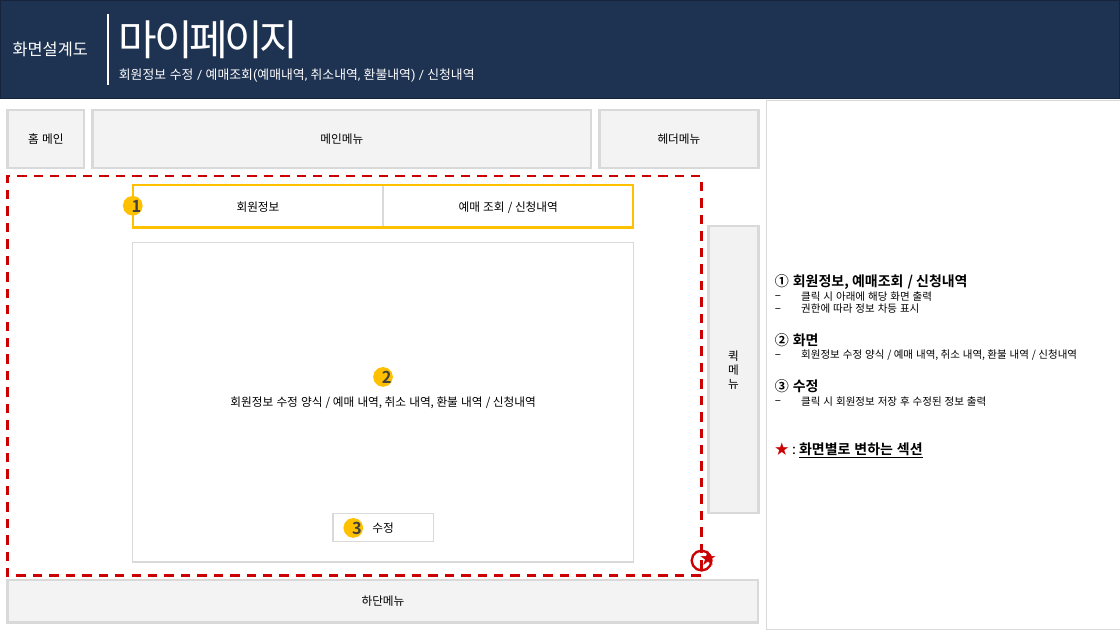
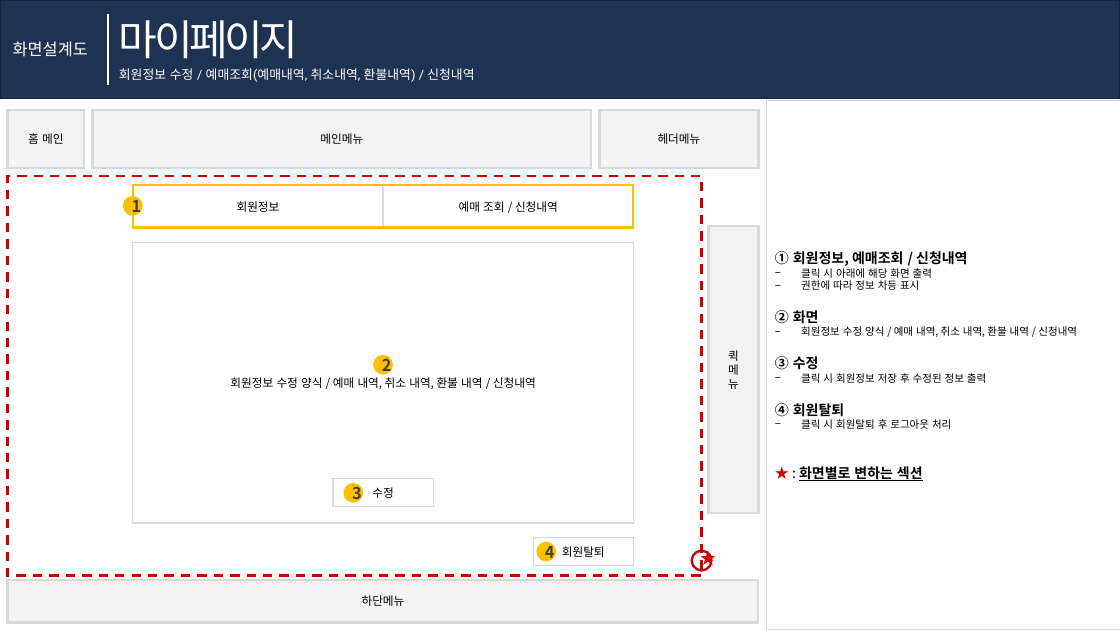
Before and after one commit to HTKzz/HALO, a slide deck: slide 7 of 프로젝트/설계 단계 계획서/ACC_화면정의서.pptx (slide 8 before the commit). Drawn at 1120x630 pixels with LibreOffice and Linux fonts; fonts in the diff are those of the drawing. Boxes give left, top, right and bottom in pixels: in the first picture for what was removed or moved away, otherwise in the second. Text is boxed around its words. In the diff, an @@ line names an element or a change of style, - is before the commit and + after.

```diff
--- a/프로젝트/설계 단계 계획서/ACC_화면정의서.pptx
+++ b/프로젝트/설계 단계 계획서/ACC_화면정의서.pptx
@@ rectangle "회원정보 수정 양식 / 예매 ...": place and size @@
-rectangle "회원정보 수정 양식 / 예매 ..." at (133, 242, 634, 562)
+rectangle "회원정보 수정 양식 / 예매 ..." at (133, 242, 634, 523)
@@ ellipse "2": place and size @@
-ellipse "2" at (373, 367, 393, 387)
+ellipse "2" at (373, 355, 393, 375)
@@ text in rectangle at (775, 403, 951, 429): paragraphs added @@
+④ 회원탈퇴
+− 클릭 시 회원탈퇴 후 로그아웃 처리
@@ rectangle "수정": place and size @@
-rectangle "수정" at (333, 513, 433, 542)
+rectangle "수정" at (333, 478, 433, 507)
@@ ellipse "3": place and size @@
-ellipse "3" at (344, 518, 364, 539)
+ellipse "3" at (344, 483, 364, 503)
@@ rectangle added at (534, 538, 634, 566), fill #FFFFFF, outline #D9D9D9 1 pt, 10 pt, text #000000 @@
+회원탈퇴
@@ ellipse added at (536, 542, 556, 562), fill #FFC000, 14 pt, text #404040, bold @@
+4
```
Also in this commit, not shown: 2 other slides changed, 2 slides removed, 15 other files.
